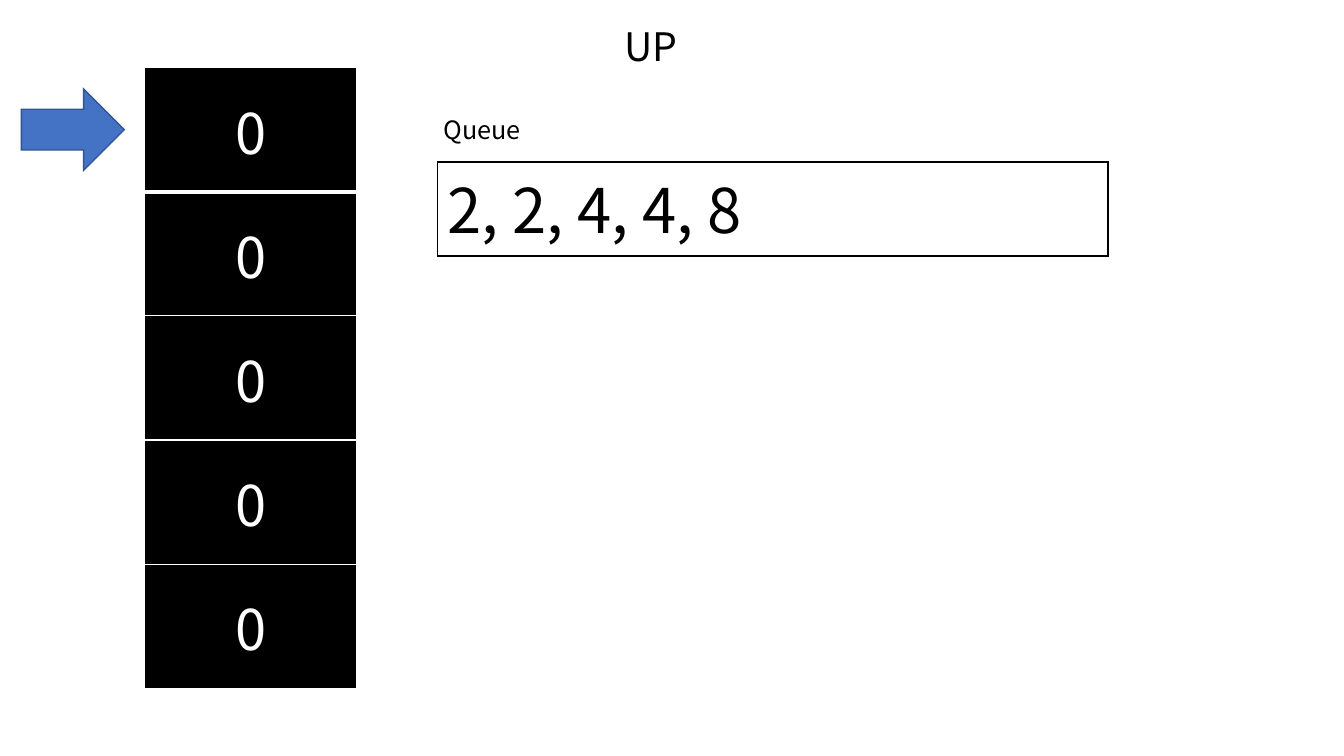
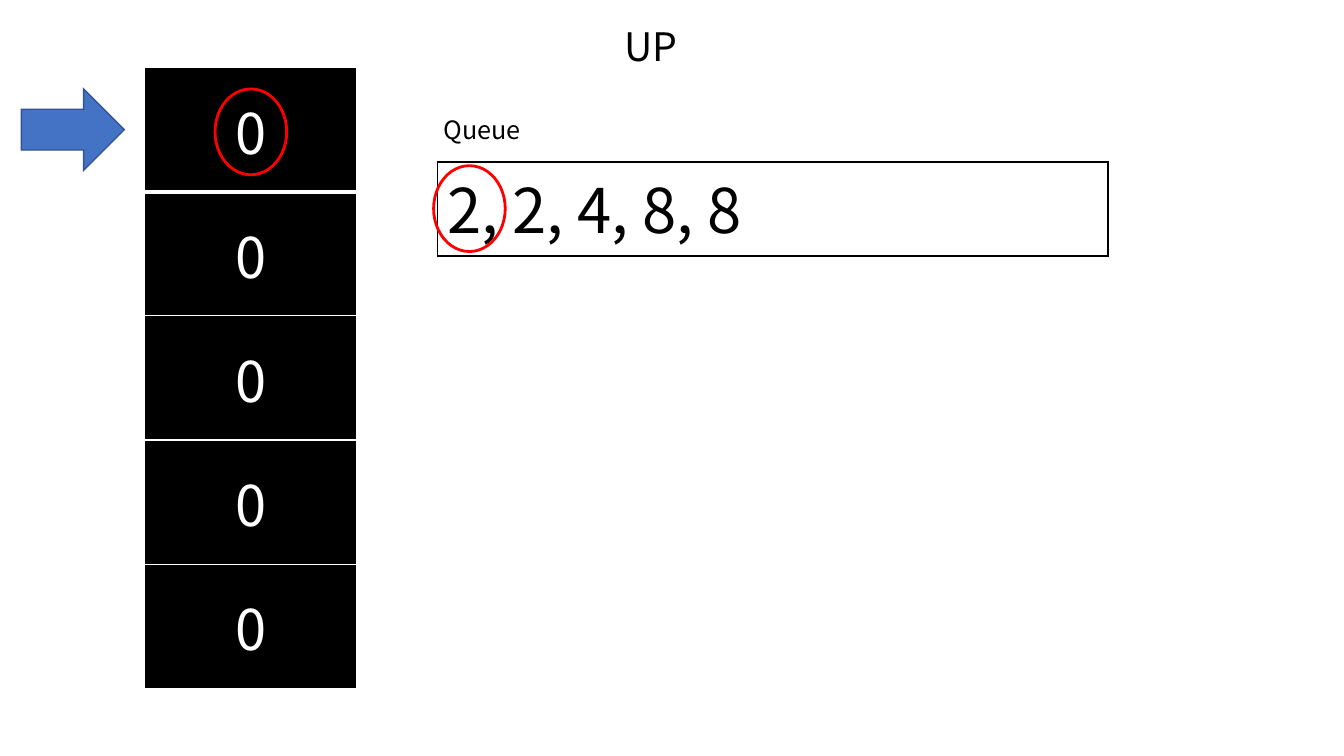
Before and after one commit to kalgory/210119_2048_CWY, a slide deck: slide 9 of 2048.pptx. Drawn at 1344x756 pixels with LibreOffice and Linux fonts; fonts in the diff are those of the drawing. Boxes give left, top, right and bottom in pixels: in the first picture for what was removed or moved away, otherwise in the second. Text is boxed around its words. In the diff, an @@ line names an element or a change of style, - is before the commit and + after.

```diff
--- a/2048.pptx
+++ b/2048.pptx
@@ ellipse added at (215,89,286,174), outline #FF0000 2 pt @@
@@ ellipse added at (434,165,505,251), outline #FF0000 2 pt @@
@@ text in rectangle at (447,170,742,249): text changed @@
-2, 2, 4, 4, 8
+2, 2, 4, 8, 8
```
Also in this commit, not shown: 6 other slides changed, 1 slide added, 1 slide removed.
